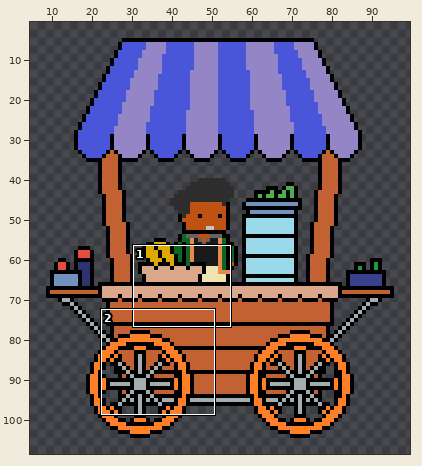
A sprite sheet gets an edit: assets/textures/Characters/tienda.png. Above, an overview of the earlier version with the close-up marked.
Close-up. First the earlier version:
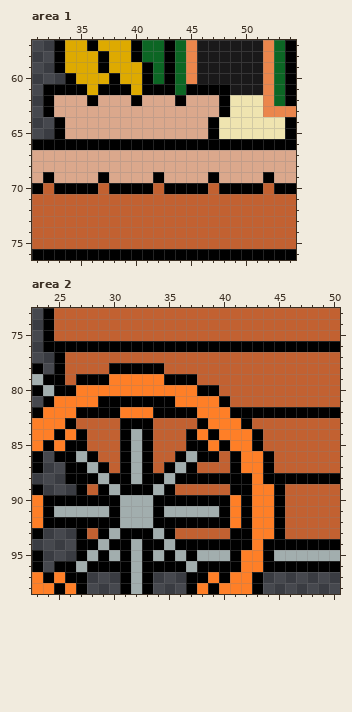
The file is 100x110 pixels. Colours within 5 levels of each other are drawn and written as one. Shown: area 1: x 31..54, y 57..76; area 2: x 23..50, y 73..98. The wide view leaves out empty margins. The commit also changed other parts of the picture, which this record leaves out.
After:
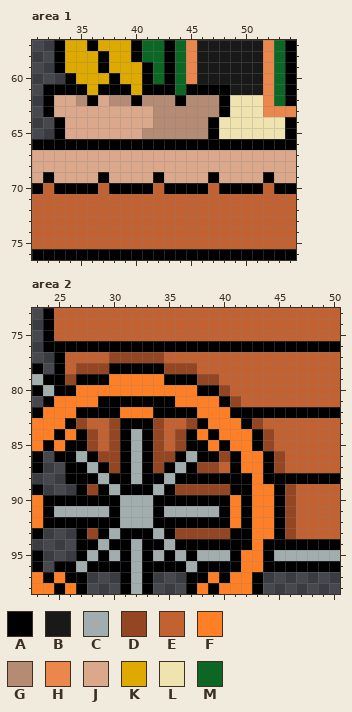
Palette (. is transparent): A #000000  B #1a191a  C #a2aeae  D #944521  E #c26131  F #ff7f27  G #b58b74  H #eb864c  J #dba88c  K #deaa00  L #efe4b0  M #0c6624
From old to new:
Area 1:
y 62: x 35 J -> G; x 38..39 JJ -> GG; x 41..43 JJJ -> GGG; x 45..47 JJJ -> GGG
y 63: x 42..47 JJJJJJ -> GGGGGG
y 64: x 42..46 JJJJJ -> GGGGG
y 65: x 41..46 JJJJJJ -> GGGGGG
Area 2:
y 77: x 30..34 EEEEE -> DDDDD
y 78: x 27..29 EEE -> DDD; x 35..37 EEE -> DDD
y 79: x 26 E -> D; x 38..39 EE -> DD
y 80: x 40 E -> D
y 81: x 41 E -> D
y 83: x 27 E -> D; x 30 E -> D; x 34 E -> D; x 37 E -> D; x 43 E -> D
y 84..85: x 28 E -> D; x 30 E -> D; x 34 E -> D; x 36 E -> D; x 44 E -> D
y 86: x 29..30 EE -> DD; x 34..35 EE -> DD; x 40 E -> D; x 45 E -> D
y 87: x 30 E -> D; x 34 E -> D; x 38..39 EE -> DD; x 45 E -> D
y 89: x 28 E -> D; x 36..40 EEEEE -> DDDDD; x 46 E -> D
y 90..92: x 46 E -> D
y 93: x 28 E -> D; x 36..40 EEEEE -> DDDDD; x 46 E -> D
Where, in picture pixels (left, top, right, bottom), the same in both close-ups:
changed: (76, 95, 219, 139)
changed: (65, 352, 296, 539)
